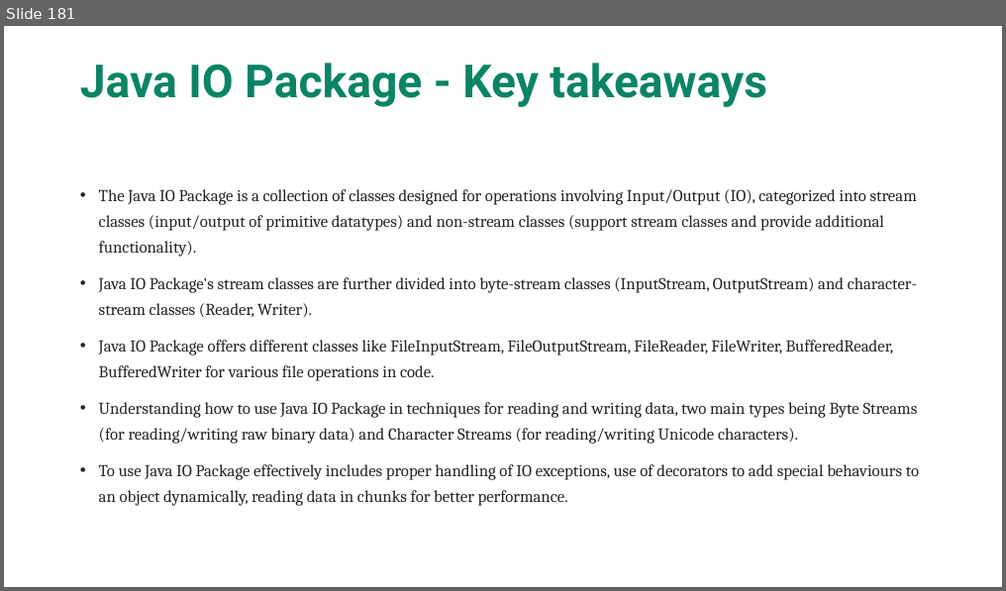
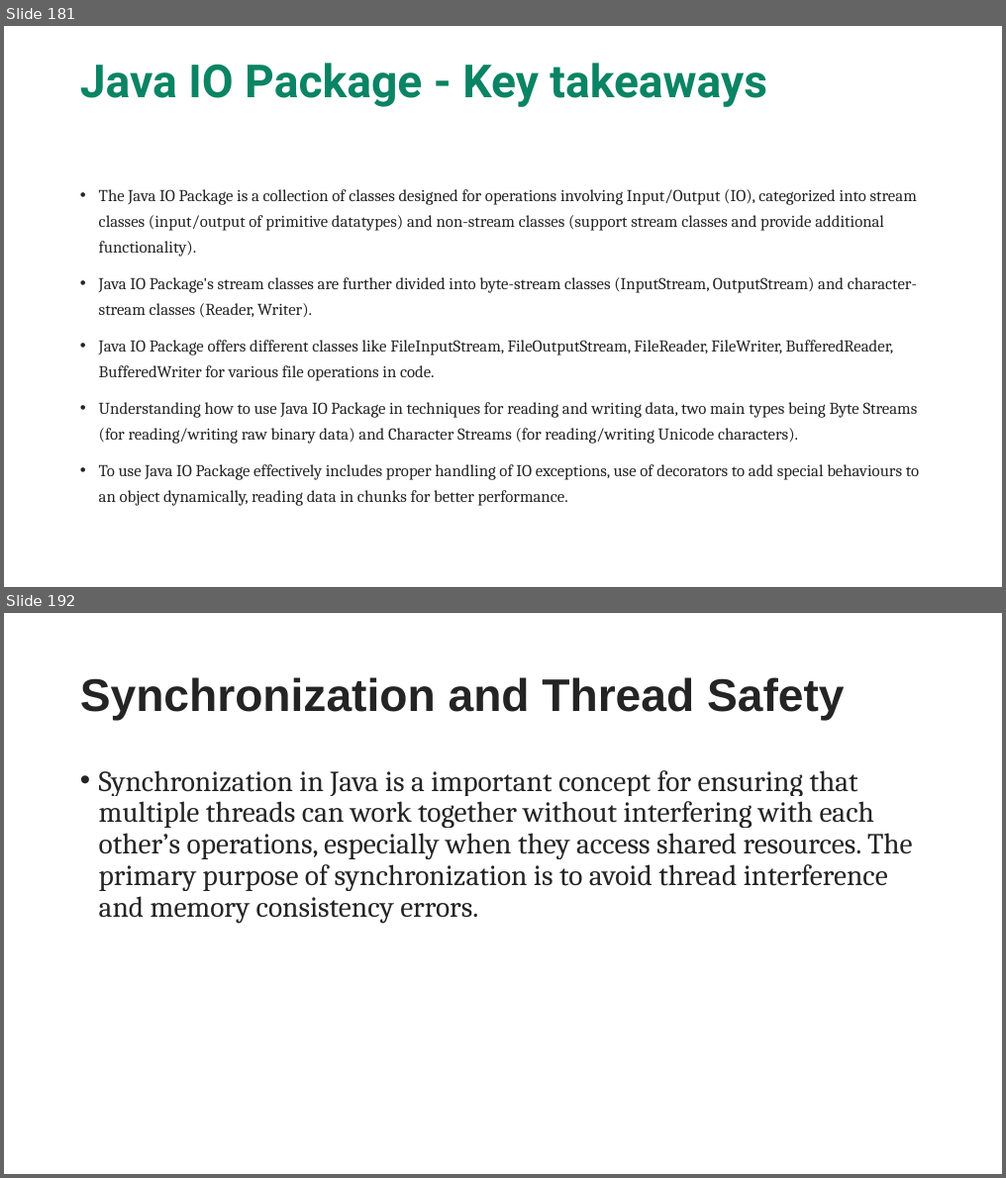
Before and after one commit to maddireddy/Core-Java, a slide deck: Notes/Core_Java.pptx. Shown one above the other, each under a label of ours: slide 181 before the commit, slides 181 and 192 after it; the slides between them are not shown. The pictures are 1006x591 and 1006x1178 pixels, drawn with LibreOffice and Linux fonts; fonts in the diff are those of the drawing. Boxes give left, top, right and bottom in pixels: in the first picture for what was removed or moved away, otherwise in the second. Text is boxed around its words. In the diff, an @@ line names an element or a change of style, - is before the commit and + after.

```diff
--- a/Notes/Core_Java.pptx
+++ b/Notes/Core_Java.pptx
@@ slide 192 added at (4,613,1002,1174), background #FFFFFF @@
@@ title added at (80,677,845,721), 44 pt, text #242424, bold @@
+Synchronization and Thread Safety
@@ text added at (99,770,913,923), 28 pt, text #242424 @@
+• Synchronization in Java is a important concept for ensuring that multiple threads can work together without interfering with each other’s operations, especially when they access shared resources. The primary purpose of synchronization is to avoid thread interference and memory consistency errors.
```
Also in this commit, not shown: 22 other slides added, 12 other files.
